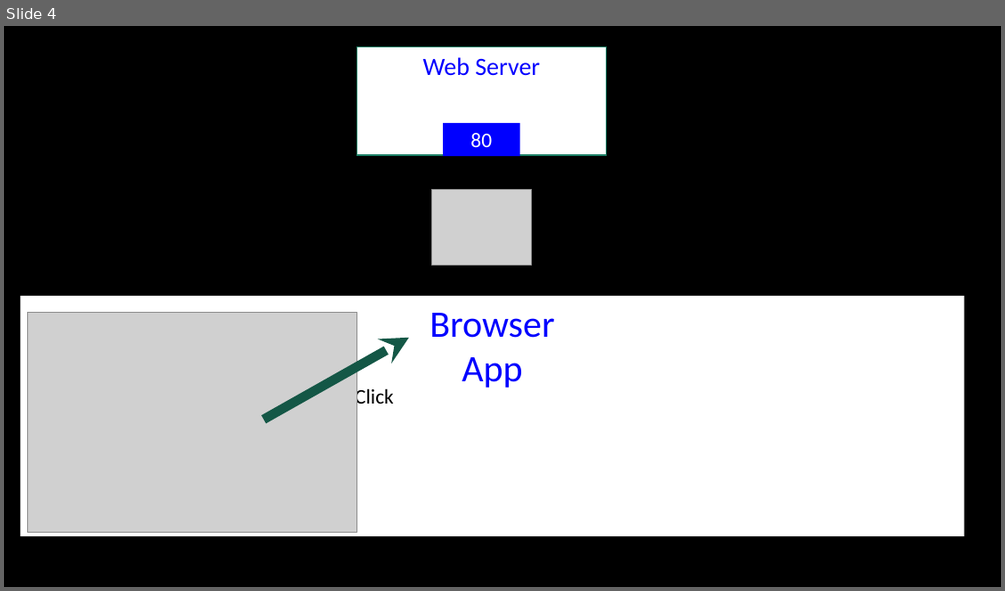
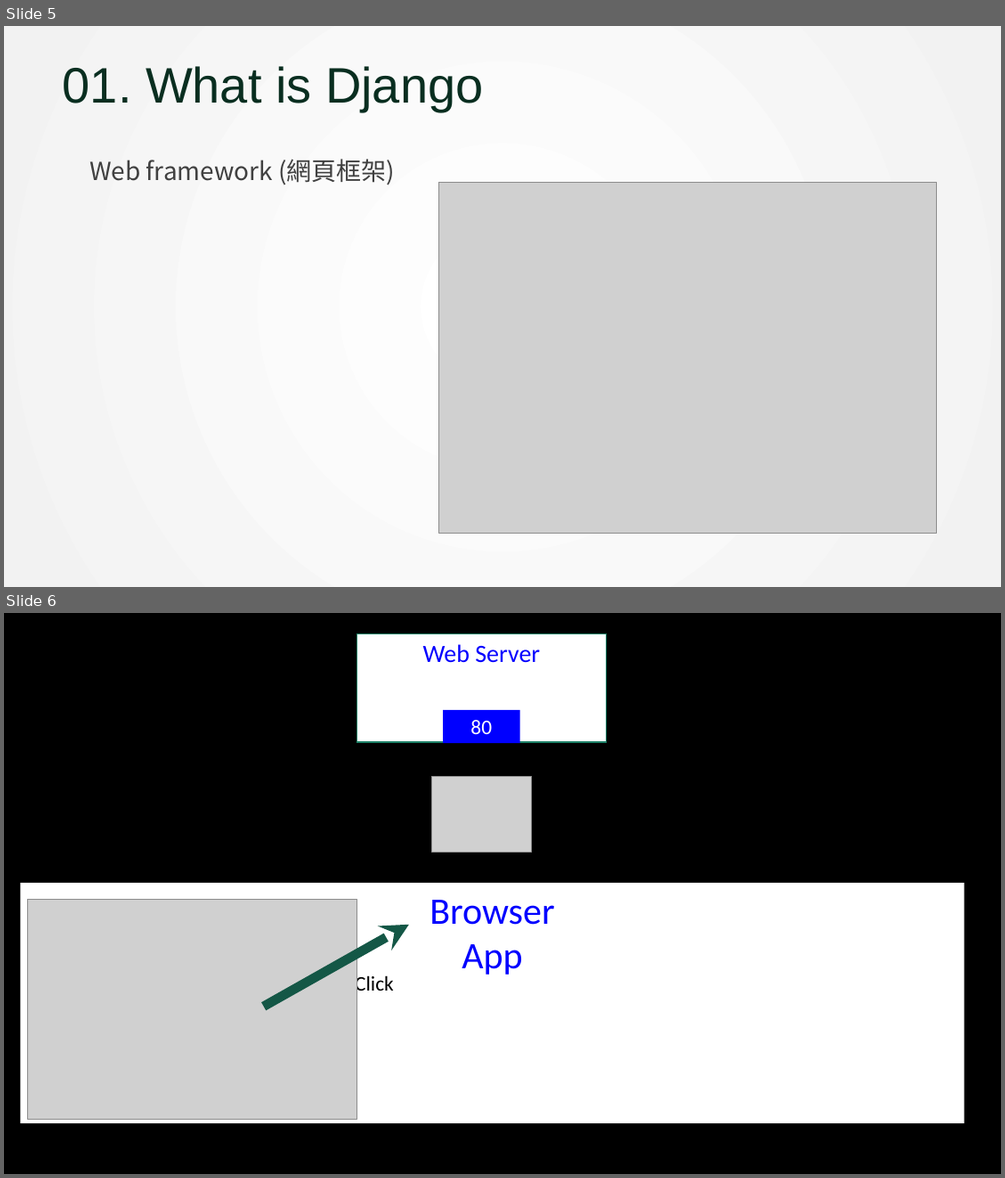
Before and after one commit to yao1222/bmi_app, a slide deck: Django.pptx. Shown one above the other, each under a label of ours: slide 4 before the commit, slides 5 and 6 after it. The pictures are 1005x591 and 1005x1178 pixels, drawn with LibreOffice and Linux fonts; fonts in the diff are those of the drawing; grey boxes stand for pictures. Boxes give left, top, right and bottom in pixels: in the first picture for what was removed or moved away, otherwise in the second. Text is boxed around its words. In the diff, an @@ line names an element or a change of style, - is before the commit and + after.

```diff
--- a/Django.pptx
+++ b/Django.pptx
@@ slide 5 added at bbox=[4, 26, 1001, 587], background gradient #FFFFFF to #F2F2F2 @@
@@ text added at bbox=[63, 66, 483, 111], 48 pt, text #092E20 @@
+01. What is Django
@@ text added at bbox=[89, 159, 395, 185], 24 pt, text #404040 @@
+Web framework (網頁框架)
@@ picture added at bbox=[439, 183, 937, 533] @@
@@ what was slide 4 is now slide 6 @@
```
Also in this commit, not shown: 4 other slides added, 2 slides removed.
